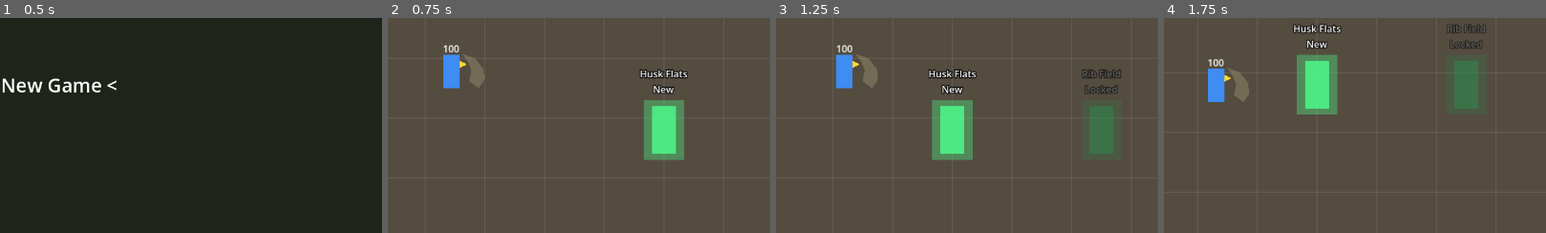
Above: before the commit, frames 1-4 (left to right).
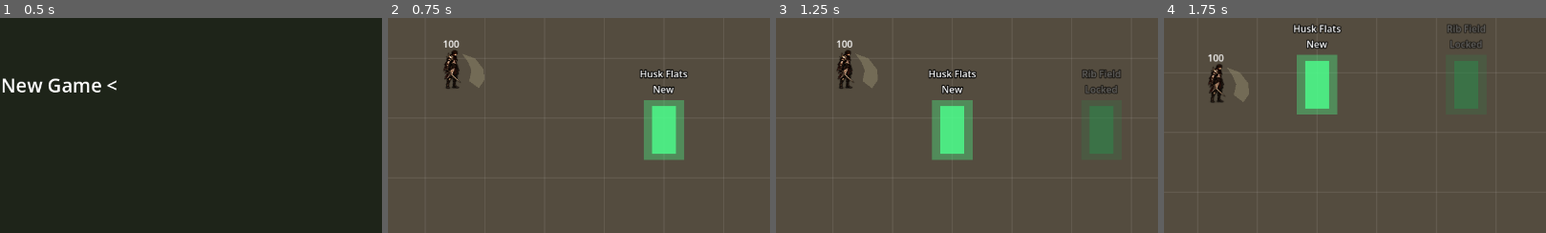
Above: after the commit, the same moments.

Repository: knc219-a11y/second-game
Game: Godot game, scene res://scenes/title.tscn
Two runs of this game, one before a commit and one after it. Both use one fixed random seed, a clock stepped at 60 frames per second and the inputs below.
Inputs:
- Up to frame 1 (0.5 s): no input
- Up to frame 2 (0.75 s): tap Enter (ui_accept) at 0.5 s; hold Right (move_right) from 0.53 s (still down); hold X (attack) from 0.53 s (still down)
- Up to frame 3 (1.25 s): keep holding Right (move_right); keep holding X (attack); tap Enter (ui_accept) at 0.77 s; tap Space (roll) at 0.8 s
- Up to frame 4 (1.75 s): release Right (move_right) at 1.28 s; release X (attack) at 1.28 s; hold Down (move_down) from 1.28 s (still down); tap Space (roll) at 1.35 s; tap Enter (ui_accept) at 1.52 s; tap X (attack) at 1.55 s
The pictures show only the part of the screen within x 43-93%, y 38-88%; the shares and areas given below are measured in that part.

Frame 1 is identical in both runs. In frame 2, 0.9% of the frame differs, in the area x 14-21%, y 10-33%; in frame 3, 0.9%; in frame 4, 0.9%, in the area x 11-18%, y 16-40%.

Commit message:
Player wears the hunter sprite: idle 2 + walk 4 frames, feet origin
Replaces the blue placeholder box with art/player/player.png (6 frames 96x72,
origin 48,68). Body stays hidden and its flash colour tints the sprite via
sprite_tint.gdshader; left is the existing Visual.scale.x flip. Attacks and
skills show idle frame 0. HP label moved up 8px above the head. Boxes, stats
and combat logic unchanged.

Co-Authored-By: Claude Opus 5.5 (1M context) <noreply@anthropic.com>
Claude-Session: https://claude.ai/code/session_01BQECVaX8a13suoYNZSnF1C

Diff:
--- a/scenes/player.tscn
+++ b/scenes/player.tscn
@@ -77,9 +77,9 @@
 
 [node name="HpLabel" type="Label" parent="."]
 offset_left = -24.0
-offset_top = -78.0
+offset_top = -86.0
 offset_right = 24.0
-offset_bottom = -58.0
+offset_bottom = -66.0
 horizontal_alignment = 1
 text = "100"
 
--- a/scripts/player.gd
+++ b/scripts/player.gd
@@ -128,6 +128,16 @@
 # Painted look per pet (pet.gd sprite_sheet); null keeps the placeholder shape.
 # Only the Scab Pup (Stage 1 skin lineage) has one so far.
 @export var pet_sprite_sheets: Array[Texture2D] = [null, preload("res://art/stage1/pets/s1_scab_pup.png"), null]
+# Player art: a strip of right-facing frames sprite_frame_size each, origin
+# at the feet centre (sprite_origin). Frames 0-1 idle, 2-5 walk. It replaces the
+# placeholder Body, which stays hidden but keeps holding the flash colour that
+# tints the sprite. Left is the existing Visual.scale.x flip. Attacks, dash,
+# whirl and hurt show idle frame 0 (no attack art yet). null keeps the box.
+@export var sprite_sheet: Texture2D = preload("res://art/player/player.png")
+@export var sprite_frame_size: Vector2 = Vector2(96, 72)
+@export var sprite_origin: Vector2 = Vector2(48, 68)
+@export var idle_fps: float = 2.0
+@export var walk_fps: float = 10.0
 @export var pet_scene: PackedScene = preload("res://scenes/pet.tscn")
 # Screen shake on big moments: the combo finisher landing, the set shockwave
 # (bigger with the full set) and the Player getting hit. The camera offset jumps
@@ -194,6 +204,8 @@
 
 # 1 = right, -1 = left. Art faces right by default; left is a horizontal flip.
 var facing: int = 1
+var sprite: Sprite2D
+var sprite_anim_time: float = 0.0
 
 var attack_phase: AttackPhase = AttackPhase.NONE
 var attack_time: float = 0.0
@@ -277,6 +289,8 @@
 
 
 func _ready() -> void:
+	if sprite_sheet:
+		_setup_sprite()
 	hp = max_hp
 	hp_label.text = str(hp)
 	_build_shockwave_ring()
@@ -1025,7 +1039,44 @@
 	game_over.visible = true
 
 
-func _process(_delta: float) -> void:
+func _setup_sprite() -> void:
+	sprite = Sprite2D.new()
+	sprite.name = "Sprite"
+	sprite.texture = sprite_sheet
+	sprite.hframes = int(sprite_sheet.get_width() / sprite_frame_size.x)
+	sprite.centered = false
+	sprite.offset = -sprite_origin
+	var mat := ShaderMaterial.new()
+	mat.shader = preload("res://scripts/sprite_tint.gdshader")
+	sprite.material = mat
+	visual.add_child(sprite)
+	visual.move_child(sprite, body.get_index())
+	body.visible = false
+	$Visual/FacingMarker.visible = false
+
+
+# Idle (2 frames) when standing, walk (4 frames) when moving, idle frame 0
+# while any attack or skill runs. Body colour (hurt/heal flash, dead) is laid over it.
+func _update_sprite(delta: float) -> void:
+	sprite_anim_time += delta
+	var frame := 0
+	var busy := attack_phase != AttackPhase.NONE or dash_time_left > 0.0 or whirl_time_left > 0.0 or hurt_knockback_left > 0.0 or is_dead
+	if busy:
+		frame = 0
+	elif roll_time_left <= 0.0 and velocity.length() > 10.0:
+		frame = 2 + int(sprite_anim_time * walk_fps) % 4
+	else:
+		frame = int(sprite_anim_time * idle_fps) % 2
+	sprite.frame = frame
+	var tint := Color(body.color, 0.0)
+	if body.color != base_color:
+		tint.a = 0.6
+	sprite.material.set_shader_parameter("tint", tint)
+
+
+func _process(delta: float) -> void:
+	if sprite:
+		_update_sprite(delta)
 	# _physics_process is off after death, so the restart key is read here.
 	if is_dead and Input.is_action_just_pressed("restart"):
 		_restart()
Binary file added: art/player/player.png
Not shown, added: art/player/player.png.import
